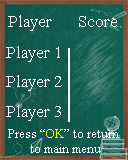
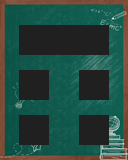
Before/after of a 128x160 layered artwork. What changed in the layer stack:
showed group "Game 1 Board" (2 layers) over 0, 0, 128, 160
moved "Player 3" into group "Scoreboard" over 6, 105, 61, 121
moved "Player 2" into group "Scoreboard" over 6, 75, 62, 91
moved "Player 1" into group "Scoreboard" over 6, 46, 60, 62
moved "Line 1" into group "Scoreboard" over 68, 48, 70, 122
moved "Press “OK” to return to main menu" into group "Scoreboard" over 8, 129, 119, 153
moved "Score" into group "Scoreboard" over 79, 16, 117, 27
moved "Player" (3rd of 3, in "Scoreboard") into group "Scoreboard" over 8, 15, 52, 31